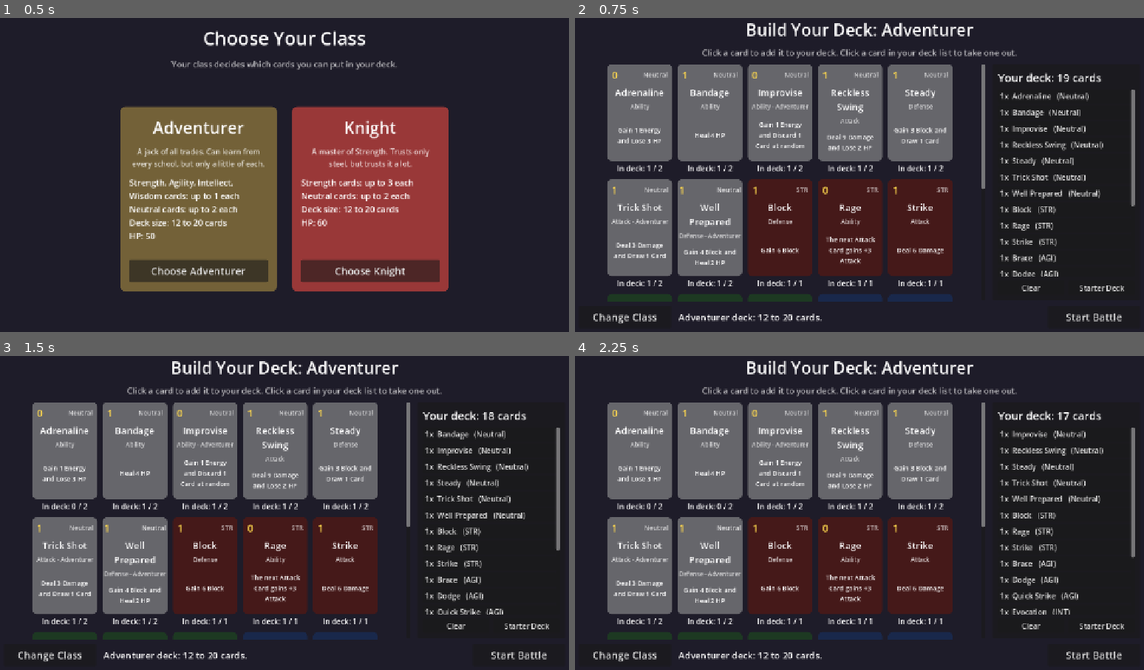
Above: before the commit, frames 1-4 (two rows, left to right).
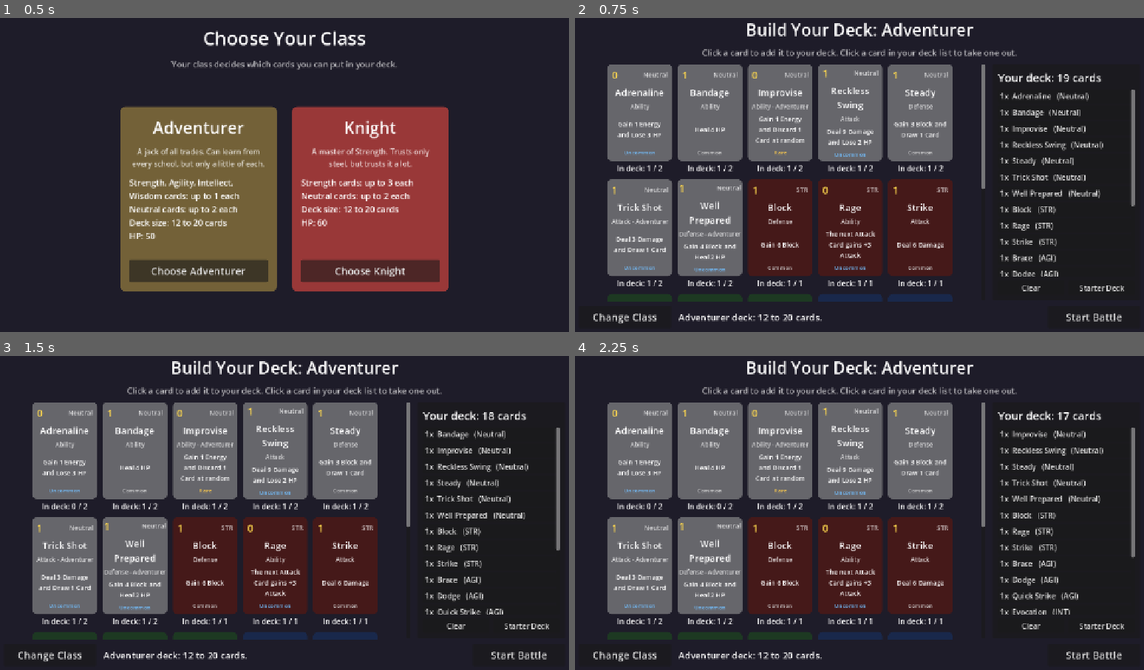
Above: after the commit, the same moments.

Repository: DustyOBrien/card-game
Game: Godot game, scene res://scenes/character_select.tscn
The game is run twice, just before and just after one commit, with the same random seed, the same clock (stepped at 60 frames per second) and the same inputs.
Inputs:
- Up to frame 1 (0.5 s): no input
- Up to frame 2 (0.75 s): click "Choose Adventurer" at 0.5 s
- Up to frame 3 (1.5 s): click "1x Adrenaline (Neutral)" at 1.25 s
- Up to frame 4 (2.25 s): click "1x Bandage (Neutral)" at 2 s

Frame 1 is identical in both runs. In frame 2, 3.7% of the frame differs, in the area x 6-66%, y 16-81%; in frame 3, 3.7%; in frame 4, 3.7%.

Commit message:
Add Rarity and Unlocked columns to cards
- Rarity (Common/Uncommon/Rare) is shown at the bottom of every card
- Unlocked = No shows the card as Locked in the deck builder, so it
  can't be added, and keeps it out of the Starter Deck
- Gave the current 22 cards rarities; all are unlocked

Co-Authored-By: Claude Opus 5.5 (1M context) <noreply@anthropic.com>
Claude-Session: https://claude.ai/code/session_01CUVK6GvsHNmAo5aDb8Qykf

Diff:
--- a/cards/adrenaline.tres
+++ b/cards/adrenaline.tres
@@ -9,6 +9,7 @@
 types = 4
 energy = 1
 lose_hp = 3
+rarity = 1
 class_only = PackedStringArray()
 effect = "Gain 1 Energy and Lose 3 HP"
 color = Color(0.4, 0.4, 0.42, 1)
--- a/cards/battle_cry.tres
+++ b/cards/battle_cry.tres
@@ -10,6 +10,7 @@
 schools = 1
 next_attack_bonus = 2
 next_defense_bonus = 2
+rarity = 1
 class_only = PackedStringArray("Knight")
 effect = "Your next Attack and Defense Cards gain +2"
 color = Color(0.6, 0.22, 0.22, 1)
--- a/cards/brace.tres
+++ b/cards/brace.tres
@@ -9,6 +9,7 @@
 types = 4
 schools = 2
 next_defense_bonus = 3
+rarity = 1
 class_only = PackedStringArray()
 effect = "The next Defense Card gains +3 Block"
 color = Color(0.25, 0.5, 0.3, 1)
--- a/cards/evocation.tres
+++ b/cards/evocation.tres
@@ -9,6 +9,7 @@
 types = 4
 schools = 4
 draw = 2
+rarity = 1
 class_only = PackedStringArray()
 effect = "Draw 2 Cards"
 color = Color(0.22, 0.35, 0.65, 1)
--- a/cards/fireball.tres
+++ b/cards/fireball.tres
@@ -9,6 +9,7 @@
 schools = 4
 damage = 8
 discard = 2
+rarity = 1
 class_only = PackedStringArray()
 effect = "Deal 8 Damage Discard 2 Cards at random"
 color = Color(0.22, 0.35, 0.65, 1)
--- a/cards/heavy_swing.tres
+++ b/cards/heavy_swing.tres
@@ -9,6 +9,7 @@
 types = 1
 schools = 1
 damage = 14
+rarity = 2
 class_only = PackedStringArray("Knight")
 effect = "Deal 14 Damage"
 color = Color(0.6, 0.22, 0.22, 1)
--- a/cards/improvise.tres
+++ b/cards/improvise.tres
@@ -9,6 +9,7 @@
 types = 4
 discard = 1
 energy = 1
+rarity = 2
 class_only = PackedStringArray("Adventurer")
 effect = "Gain 1 Energy and Discard 1 Card at random"
 color = Color(0.4, 0.4, 0.42, 1)
--- a/cards/mana_shield.tres
+++ b/cards/mana_shield.tres
@@ -9,6 +9,7 @@
 schools = 4
 block = 8
 discard = 2
+rarity = 1
 class_only = PackedStringArray()
 effect = "Gain 8 Block Discard 2 Cards at Random"
 color = Color(0.22, 0.35, 0.65, 1)
--- a/cards/pray.tres
+++ b/cards/pray.tres
@@ -10,6 +10,7 @@
 schools = 8
 heal = 3
 draw_if_full_hp = 1
+rarity = 1
 class_only = PackedStringArray()
 effect = "Heal 3 HP if you are at full life draw a card"
 color = Color(0.5, 0.4, 0.65, 1)
--- a/cards/rage.tres
+++ b/cards/rage.tres
@@ -9,6 +9,7 @@
 types = 4
 schools = 1
 next_attack_bonus = 3
+rarity = 1
 class_only = PackedStringArray()
 effect = "The next Attack Card gains +3 Attack"
 color = Color(0.6, 0.22, 0.22, 1)
--- a/cards/reckless_swing.tres
+++ b/cards/reckless_swing.tres
@@ -8,6 +8,7 @@
 types = 1
 damage = 9
 lose_hp = 2
+rarity = 1
 class_only = PackedStringArray()
 effect = "Deal 9 Damage and Lose 2 HP"
 color = Color(0.4, 0.4, 0.42, 1)
--- a/cards/shield_wall.tres
+++ b/cards/shield_wall.tres
@@ -9,6 +9,7 @@
 types = 2
 schools = 1
 block = 13
+rarity = 2
 class_only = PackedStringArray("Knight")
 effect = "Gain 13 Block"
 color = Color(0.6, 0.22, 0.22, 1)
--- a/cards/trick_shot.tres
+++ b/cards/trick_shot.tres
@@ -8,6 +8,7 @@
 types = 1
 damage = 3
 draw = 1
+rarity = 1
 class_only = PackedStringArray("Adventurer")
 effect = "Deal 3 Damage and Draw 1 Card"
 color = Color(0.4, 0.4, 0.42, 1)
--- a/cards/well_prepared.tres
+++ b/cards/well_prepared.tres
@@ -8,6 +8,7 @@
 types = 2
 block = 4
 heal = 2
+rarity = 1
 class_only = PackedStringArray("Adventurer")
 effect = "Gain 4 Block and Heal 2 HP"
 color = Color(0.4, 0.4, 0.42, 1)
--- a/data/cards.csv
+++ b/data/cards.csv
@@ -1,23 +1,23 @@
-Card,Copies,NAME,Cost,School · Card School,Type · Type,Class,Description,Attack,Block,Draw,Discard,Heal,Draw If Full HP,Next Attack Bonus,Next Defense Bonus,Energy,Lose HP
-Strike,3,Strike,1,Strength,Attack,,Deal 6 Damage,6,0,0,0,0,0,0,0,0,0
-Block,3,Block,1,Strength,Defense,,Gain 6 Block,0,6,0,0,0,0,0,0,0,0
-Rage,1,Rage,0,Strength,Ability,,The next Attack Card gains +3 Attack,0,0,0,0,0,0,3,0,0,0
-Quick Strike,1,Quick Strike,0,Agility,Attack,,Deal 2 Damage,2,0,0,0,0,0,0,0,0,0
-Dodge,1,Dodge,1,Agility,Defense,,Gain 4 Block,0,4,0,0,0,0,0,0,0,0
-Brace,1,Brace,0,Agility,Ability,,The next Defense Card gains +3 Block,0,0,0,0,0,0,0,3,0,0
-Fireball,1,Fireball,1,Intellect,Attack,,Deal 8 Damage Discard 2 Cards at random,8,0,0,2,0,0,0,0,0,0
-Mana Shield,1,Mana Shield,1,Intellect,Defense,,Gain 8 Block Discard 2 Cards at Random,0,8,0,2,0,0,0,0,0,0
-Evocation,1,Evocation,0,Intellect,Ability,,Draw 2 Cards,0,0,2,0,0,0,0,0,0,0
-Guarded Blow,1,Guarded Blow,1,Wisdom,Attack,,Deal 4 Damage and Gain 2 Block,4,2,0,0,0,0,0,0,0,0
-Shield Bash,1,Shield Bash,1,Wisdom,Defense,,Gain 4 Block and Deal 2 Damage,2,4,0,0,0,0,0,0,0,0
-Pray,1,Pray,0,Wisdom,Ability,,Heal 3 HP if you are at full life draw a card,0,0,0,0,3,1,0,0,0,0
-Reckless Swing,1,Reckless Swing,1,,Attack,,Deal 9 Damage and Lose 2 HP,9,0,0,0,0,0,0,0,0,2
-Bandage,1,Bandage,1,,Ability,,Heal 4 HP,0,0,0,0,4,0,0,0,0,0
-Adrenaline,1,Adrenaline,0,,Ability,,Gain 1 Energy and Lose 3 HP,0,0,0,0,0,0,0,0,1,3
-Steady,1,Steady,1,,Defense,,Gain 3 Block and Draw 1 Card,0,3,1,0,0,0,0,0,0,0
-Heavy Swing,1,Heavy Swing,2,Strength,Attack,Knight,Deal 14 Damage,14,0,0,0,0,0,0,0,0,0
-Shield Wall,1,Shield Wall,2,Strength,Defense,Knight,Gain 13 Block,0,13,0,0,0,0,0,0,0,0
-Battle Cry,1,Battle Cry,0,Strength,Ability,Knight,Your next Attack and Defense Cards gain +2,0,0,0,0,0,0,2,2,0,0
-Improvise,1,Improvise,0,,Ability,Adventurer,Gain 1 Energy and Discard 1 Card at random,0,0,0,1,0,0,0,0,1,0
-Trick Shot,1,Trick Shot,1,,Attack,Adventurer,Deal 3 Damage and Draw 1 Card,3,0,1,0,0,0,0,0,0,0
-Well Prepared,1,Well Prepared,1,,Defense,Adventurer,Gain 4 Block and Heal 2 HP,0,4,0,0,2,0,0,0,0,0
+Card,Copies,NAME,Cost,School · Card School,Type · Type,Class,Rarity,Unlocked,Description,Attack,Block,Draw,Discard,Heal,Draw If Full HP,Next Attack Bonus,Next Defense Bonus,Energy,Lose HP
+Strike,3,Strike,1,Strength,Attack,,Common,Yes,Deal 6 Damage,6,0,0,0,0,0,0,0,0,0
+Block,3,Block,1,Strength,Defense,,Common,Yes,Gain 6 Block,0,6,0,0,0,0,0,0,0,0
+Rage,1,Rage,0,Strength,Ability,,Uncommon,Yes,The next Attack Card gains +3 Attack,0,0,0,0,0,0,3,0,0,0
+Quick Strike,1,Quick Strike,0,Agility,Attack,,Common,Yes,Deal 2 Damage,2,0,0,0,0,0,0,0,0,0
+Dodge,1,Dodge,1,Agility,Defense,,Common,Yes,Gain 4 Block,0,4,0,0,0,0,0,0,0,0
+Brace,1,Brace,0,Agility,Ability,,Uncommon,Yes,The next Defense Card gains +3 Block,0,0,0,0,0,0,0,3,0,0
+Fireball,1,Fireball,1,Intellect,Attack,,Uncommon,Yes,Deal 8 Damage Discard 2 Cards at random,8,0,0,2,0,0,0,0,0,0
+Mana Shield,1,Mana Shield,1,Intellect,Defense,,Uncommon,Yes,Gain 8 Block Discard 2 Cards at Random,0,8,0,2,0,0,0,0,0,0
+Evocation,1,Evocation,0,Intellect,Ability,,Uncommon,Yes,Draw 2 Cards,0,0,2,0,0,0,0,0,0,0
+Guarded Blow,1,Guarded Blow,1,Wisdom,Attack,,Common,Yes,Deal 4 Damage and Gain 2 Block,4,2,0,0,0,0,0,0,0,0
+Shield Bash,1,Shield Bash,1,Wisdom,Defense,,Common,Yes,Gain 4 Block and Deal 2 Damage,2,4,0,0,0,0,0,0,0,0
+Pray,1,Pray,0,Wisdom,Ability,,Uncommon,Yes,Heal 3 HP if you are at full life draw a card,0,0,0,0,3,1,0,0,0,0
+Reckless Swing,1,Reckless Swing,1,,Attack,,Uncommon,Yes,Deal 9 Damage and Lose 2 HP,9,0,0,0,0,0,0,0,0,2
+Bandage,1,Bandage,1,,Ability,,Common,Yes,Heal 4 HP,0,0,0,0,4,0,0,0,0,0
+Adrenaline,1,Adrenaline,0,,Ability,,Uncommon,Yes,Gain 1 Energy and Lose 3 HP,0,0,0,0,0,0,0,0,1,3
+Steady,1,Steady,1,,Defense,,Common,Yes,Gain 3 Block and Draw 1 Card,0,3,1,0,0,0,0,0,0,0
+Heavy Swing,1,Heavy Swing,2,Strength,Attack,Knight,Rare,Yes,Deal 14 Damage,14,0,0,0,0,0,0,0,0,0
+Shield Wall,1,Shield Wall,2,Strength,Defense,Knight,Rare,Yes,Gain 13 Block,0,13,0,0,0,0,0,0,0,0
+Battle Cry,1,Battle Cry,0,Strength,Ability,Knight,Uncommon,Yes,Your next Attack and Defense Cards gain +2,0,0,0,0,0,0,2,2,0,0
+Improvise,1,Improvise,0,,Ability,Adventurer,Rare,Yes,Gain 1 Energy and Discard 1 Card at random,0,0,0,1,0,0,0,0,1,0
+Trick Shot,1,Trick Shot,1,,Attack,Adventurer,Uncommon,Yes,Deal 3 Damage and Draw 1 Card,3,0,1,0,0,0,0,0,0,0
+Well Prepared,1,Well Prepared,1,,Defense,Adventurer,Uncommon,Yes,Gain 4 Block and Heal 2 HP,0,4,0,0,2,0,0,0,0,0
--- a/scenes/card.tscn
+++ b/scenes/card.tscn
@@ -99,3 +99,10 @@
 horizontal_alignment = 1
 vertical_alignment = 1
 autowrap_mode = 3
+
+[node name="RarityLabel" type="Label" parent="Margin/VBox"]
+unique_name_in_owner = true
+layout_mode = 2
+theme_override_font_sizes/font_size = 12
+text = "Common"
+horizontal_alignment = 1
--- a/scripts/card.gd
+++ b/scripts/card.gd
@@ -20,6 +20,7 @@
 @onready var name_label: Label = %NameLabel
 @onready var type_label: Label = %TypeLabel
 @onready var effect_label: Label = %EffectLabel
+@onready var rarity_label: Label = %RarityLabel
 
 
 func _ready() -> void:
@@ -38,6 +39,8 @@
 		# e.g. "Attack - Knight", so you can see who's allowed to use it.
 		type_label.text += " - " + ", ".join(data.class_only)
 	effect_label.text = data.effect
+	rarity_label.text = data.get_rarity_text()
+	rarity_label.add_theme_color_override("font_color", CardData.RARITY_COLORS[data.rarity])
 	# self_modulate tints only the card background, not the text on it.
 	self_modulate = data.color
 
--- a/scripts/card_data.gd
+++ b/scripts/card_data.gd
@@ -28,6 +28,14 @@
 enum CardType { ATTACK = 1, DEFENSE = 2, ABILITY = 4 }
 enum School { STRENGTH = 1, AGILITY = 2, INTELLECT = 4, WISDOM = 8 }
 
+# Rarity is just one value per card, so it's a normal enum (0, 1, 2), not flags.
+enum Rarity { COMMON, UNCOMMON, RARE }
+const RARITY_COLORS := {
+	Rarity.COMMON: Color(0.85, 0.85, 0.85),
+	Rarity.UNCOMMON: Color(0.45, 0.75, 1.0),
+	Rarity.RARE: Color(1.0, 0.8, 0.3),
+}
+
 # @export makes a variable show up in the Inspector so you can edit it there.
 @export var card_name: String = "New Card"
 @export var cost: int = 1  # Energy needed to play the card.
@@ -47,6 +55,8 @@
 @export var energy: int = 0  # Energy the player gains when played.
 @export var lose_hp: int = 0  # HP the player loses when played (Block doesn't stop it).
 @export var copies: int = 1  # How many go in the Starter Deck (a class may allow fewer).
+@export var rarity: Rarity = Rarity.COMMON  # Shown as a dropdown in the Inspector.
+@export var unlocked: bool = true  # Locked cards show in the deck builder but can't be added.
 # Classes allowed to use this card, e.g. ["Knight"]. Empty means every class.
 @export var class_only: PackedStringArray = []
 @export_multiline var effect: String = ""  # Rules text shown on the card.
@@ -63,6 +73,11 @@
 # Does this card belong to the given school? Example: card.has_school(CardData.School.STRENGTH)
 func has_school(school: School) -> bool:
 	return (schools & school) != 0
+
+
+# "Common", "Uncommon" or "Rare".
+func get_rarity_text() -> String:
+	return Rarity.keys()[rarity].capitalize()  # keys() gives ["COMMON", "UNCOMMON", "RARE"].
 
 
 # Can only some classes use this card?
--- a/scripts/card_importer.gd
+++ b/scripts/card_importer.gd
@@ -70,6 +70,8 @@
 		card.energy = _to_int(_cell(row, columns, "energy"))
 		card.lose_hp = _to_int(_cell(row, columns, "lose hp"))
 		card.class_only = _parse_list(_cell(row, columns, "class"))
+		card.rarity = _parse_rarity(_cell(row, columns, "rarity"))
+		card.unlocked = _parse_yes_no(_cell(row, columns, "unlocked"), true)
 		card.color = _pick_color(card.schools)
 
 		var path := CARDS_FOLDER + _file_name_for(card_name)
@@ -131,6 +133,28 @@
 	return result
 
 
+# "Rare" -> Rarity.RARE. Blank means Common.
+static func _parse_rarity(text: String) -> CardData.Rarity:
+	var key := text.strip_edges().to_upper()
+	if key.is_empty():
+		return CardData.Rarity.COMMON
+	if not CardData.Rarity.has(key):
+		push_warning("Unknown rarity '%s', using Common" % text)
+		return CardData.Rarity.COMMON
+	return CardData.Rarity[key]
+
+
+# "Yes" / "Y" / "True" / "1" -> true, "No" / "N" / "False" / "0" -> false.
+# A blank cell gives `default` instead.
+static func _parse_yes_no(text: String, default: bool) -> bool:
+	var value := text.strip_edges().to_lower()
+	if value in ["yes", "y", "true", "1"]:
+		return true
+	if value in ["no", "n", "false", "0"]:
+		return false
+	return default
+
+
 static func _pick_color(schools: int) -> Color:
 	for school in SCHOOL_COLORS:
 		if schools & school:
--- a/scripts/deck_builder.gd
+++ b/scripts/deck_builder.gd
@@ -80,6 +80,8 @@
 		var count_label: Label = cell.get_child(1)
 		var count := deck.count(card_pool[i])  # How many times this card is in the list.
 		count_label.text = "In deck: %d / %d" % [count, rules.max_copies_of(card_pool[i])]
+		if not card_pool[i].unlocked:
+			count_label.text = "Locked"
 		card.disabled = not can_add(card_pool[i])
 
 	# Deck list: throw away the old lines and make one button per kind of card.
@@ -114,7 +116,8 @@
 # ---------------------------------------------------------------------------
 
 func can_add(card_data: CardData) -> bool:
-	return (GameState.deck.size() < rules.max_deck_size
+	return (card_data.unlocked
+			and GameState.deck.size() < rules.max_deck_size
 			and GameState.deck.count(card_data) < rules.max_copies_of(card_data))
 
 
--- a/scripts/game_state.gd
+++ b/scripts/game_state.gd
@@ -67,6 +67,8 @@
 func make_starter_deck() -> Array[CardData]:
 	var starter: Array[CardData] = []
 	for card in load_card_pool():
+		if not card.unlocked:
+			continue  # Locked cards never go in the starter deck.
 		for i in mini(card.copies, character_class.max_copies_of(card)):
 			if starter.size() < character_class.max_deck_size:
 				starter.append(card)
